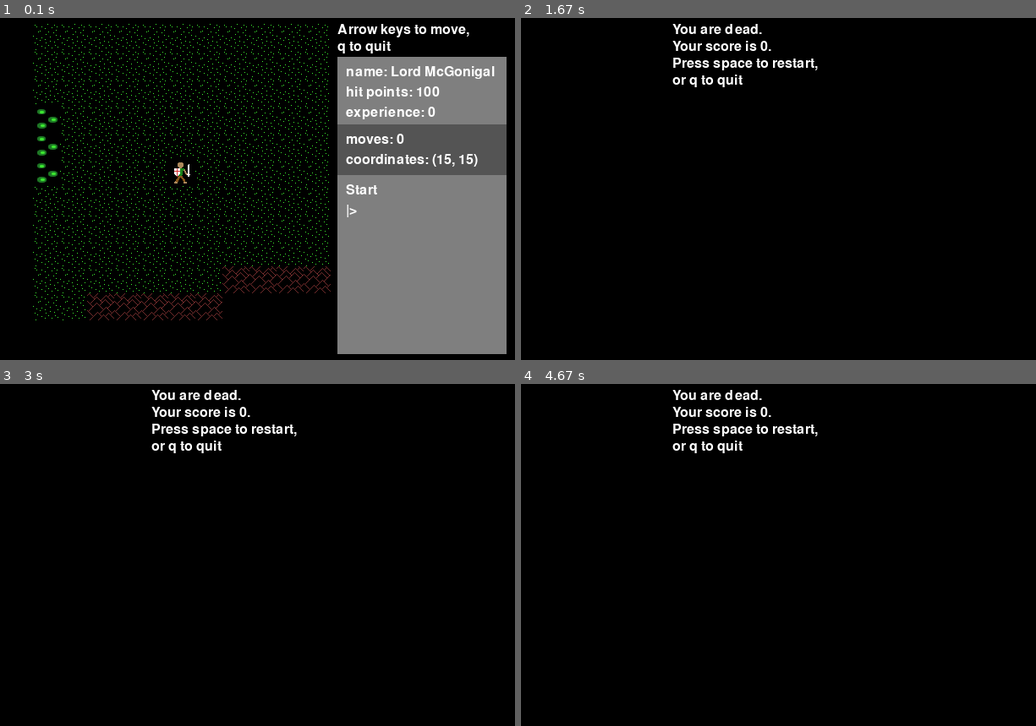
Above: before the commit, frames 1-4 (two rows, left to right).
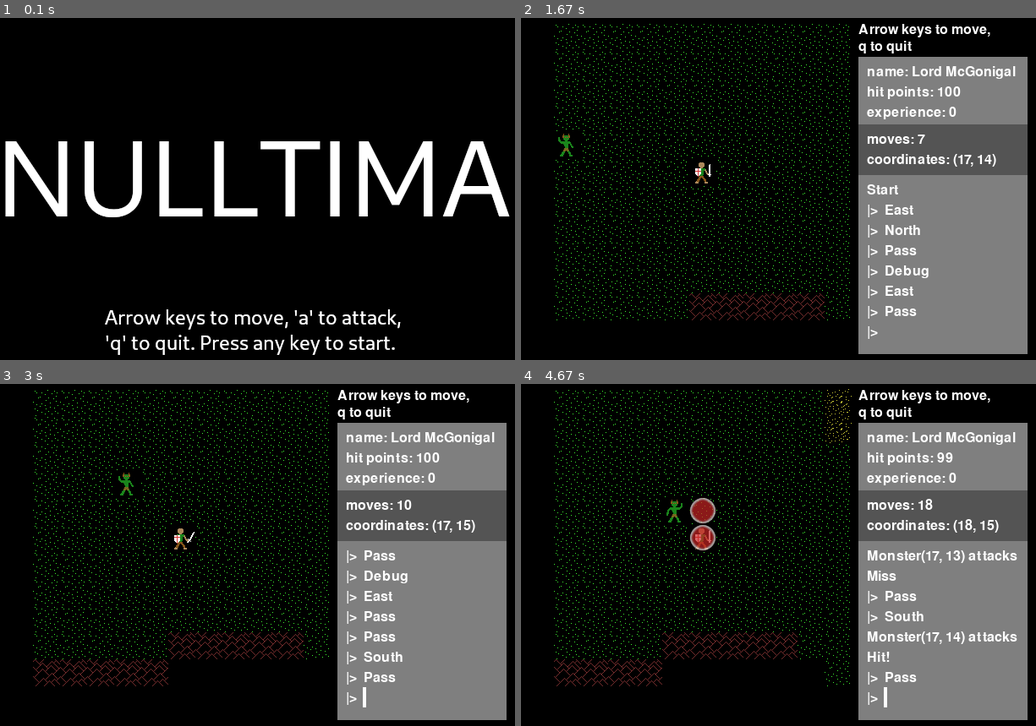
Above: after the commit, the same moments.

Repository: josh-reynolds/Python
Game: pygame game, started from pygame/nulltima/demo.py
Two runs of this game, one before a commit and one after it. Both use one fixed random seed, a clock stepped at 60 frames per second and the inputs below.
Inputs:
- Up to frame 1 (0.1 s): no input
- Up to frame 2 (1.67 s): tap N at 0.33 s; hold Right 0.67-1.13 s; hold Up 1.17-1.47 s; tap Space at 1.23, 1.57 s; hold Right from 1.5 s (still down); hold D from 1.5 s (still down)
- Up to frame 3 (3 s): tap Space at 1.87, 2.63 s; release Right at 1.97 s; release D at 1.97 s; hold Down 2.57-2.87 s
- Up to frame 4 (4.67 s): hold Up 3.33-3.7 s; tap Space at 3.4, 3.8, 4.1, 4.47 s; hold Right 3.73-4.37 s; hold D 3.73-4.37 s; hold Down from 4.4 s (still down)

The runs differ from the first frame. In frame 1, 37% of the frame differs, in the area x 0-100%, y 1-99%; in frame 2, 32%; in frame 3, 32%; in frame 4, 33%.

Commit message:
Adding a title screen and tweaking the 'next level' command

Diff:
--- a/pygame/nulltima/actions.py
+++ b/pygame/nulltima/actions.py
@@ -90,6 +90,4 @@
         self.name = 'NextLevel'
         self.target = target
     def execute(self):
-        self.target.score = self.target.level.player.experience
-        self.target.level = self.target.levels[1]
-        self.target.level.enter()
+        self.target.next_level()
--- a/pygame/nulltima/demo.py
+++ b/pygame/nulltima/demo.py
@@ -4,6 +4,8 @@
 class Demo(Game):
     def __init__(self):
         super().__init__()
+
+        TitleScreen(caption='Welcome to Nulltima!')
 
         Overworld(caption='<====!~ NulltimA ~!====>')
         Grid(size=(11, 11), pos=(60, 60))
--- a/pygame/nulltima/game.py
+++ b/pygame/nulltima/game.py
@@ -190,6 +190,18 @@
         pass
     def do_event(self, event):
         pass
+
+class TitleScreen(Level):
+    def __init__(self, **options):
+        super().__init__(**options)
+        self.define_actions()
+        self.shortcuts = {}
+        self.img = pygame.image.load('./images/title.png')
+        self.rect = self.img.get_rect()
+
+    def draw(self):
+        Game.screen.blit(self.img, self.rect)
+        pygame.display.flip()
 
 class EndScreen(Level):
     def __init__(self, **options):
@@ -304,6 +316,7 @@
 class Game:
     level = None
     levels = []
+    current_level = 0
     screen = None
     bg = Color('gray')
     message_queue = []
@@ -348,6 +361,14 @@
         self.q = actions.Quit(Game)
         self.n = actions.NextLevel(Game)
 
+    @classmethod
+    def next_level(cls):
+        cls.current_level += 1
+        if cls.current_level == len(cls.levels):
+            cls.current_level = len(cls.levels) - 1
+        cls.level = cls.levels[cls.current_level]
+        cls.level.enter()
+
 class ScreenMock():
     def get_rect(self):
         return pygame.Rect(0,0,100,100)
--- a/pygame/nulltima/monsters.py
+++ b/pygame/nulltima/monsters.py
@@ -59,6 +59,7 @@
             game.Game.level.monsters.remove(self)
             game.Game.level.remove_observer(self)
             game.Game.level.player.experience += 1
+            game.Game.score += 1
 
 
     def __repr__(self):
Binary file added: pygame/nulltima/images/title.png
Not shown, changed: pygame/nulltima/notes
